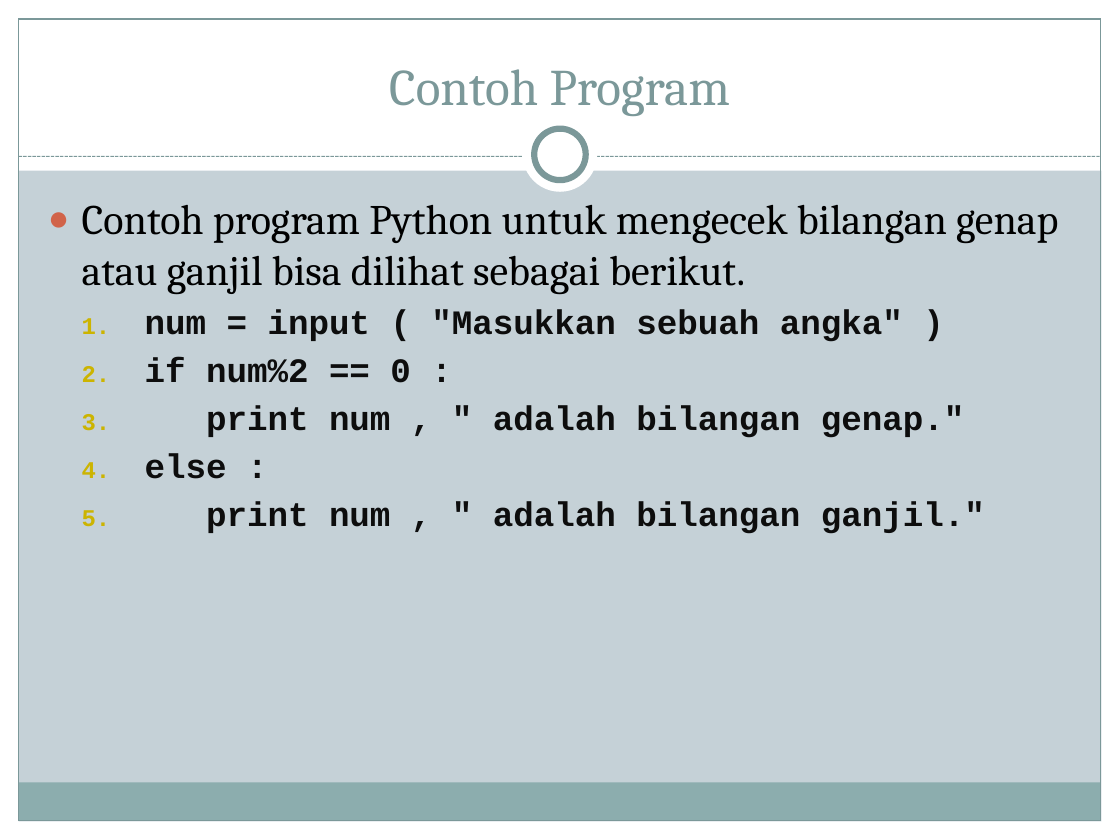
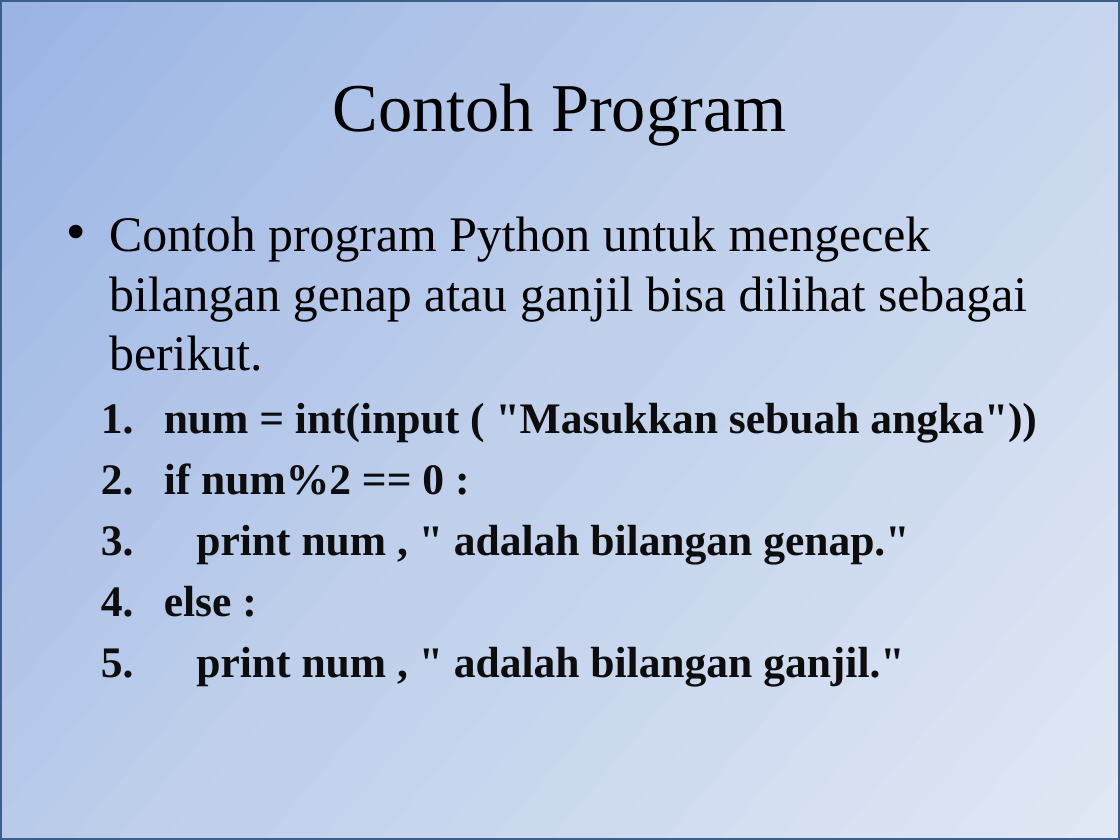
Before and after one commit to blodstone/Pengantar-Algoritma, a slide deck: slide 11 of Presentasi/Pertemuan 3 Percabangan.pptx (slide 9 before the commit). Drawn at 1120x840 pixels with LibreOffice and Linux fonts; fonts in the diff are those of the drawing. Boxes give left, top, right and bottom in pixels: in the first picture for what was removed or moved away, otherwise in the second. Text is boxed around its words. In the diff, an @@ line names an element or a change of style, - is before the commit and + after.

```diff
--- a/Presentasi/Pertemuan 3 Percabangan.pptx
+++ b/Presentasi/Pertemuan 3 Percabangan.pptx
@@ background #C5D1D7 to #FFFFFF @@
@@ rectangle: place and size @@
-rectangle at (19,19,1101,821)
+rectangle at (0,0,1120,840)
@@ rectangle at (0,0,1120,840): fill none to gradient #9AB5E4 to #C2D1ED to #E1E8F5; outline #7C999A 0.75 pt to #3A5F8C 2 pt @@
@@ rectangle removed at (0,0,1120,170) @@
@@ rectangle removed at (0,0,19,840) @@
@@ rectangle removed at (1101,0,1120,840) @@
@@ title "Contoh Program": place and size @@
-title "Contoh Program" at (389,69,730,116)
+title "Contoh Program" at (333,83,787,144)
@@ title "Contoh Program" at (333,83,787,144): size 33 to 44 pt, font Cambria to Times New Roman, text colour #7C999A to #000000; vertical alignment bottom to middle @@
@@ ellipse removed at (523,118,598,193) @@
@@ ellipse removed at (534,129,586,180) @@
@@ line removed from (19, 157) to (1101, 157) @@
@@ text "Contoh program Python untuk mengecek ...": place and size @@
-text "Contoh program Python untuk mengecek ..." at (82,205,1058,534)
+text "Contoh program Python untuk mengecek ..." at (109,216,1037,685)
@@ text at (109,216,1027,685): size 27 to 32 pt, font Cambria to Times New Roman in "Contoh program Python untuk mengecek bilangan genap ..."; size 22 to 28 pt, font Courier New to Times New Roman in "if num%2 == 0 :", "print num , " adalah bilangan genap."", "else :", "print num , " adalah bilangan ganjil.""; bullet ● to •; more space between paragraphs @@
@@ text at (164,402,1037,441): text changed; size 22 to 28 pt; font Courier New to Times New Roman @@
-  1. num = input ( "Masukkan sebuah angka" )
+  1. num = int(input ( "Masukkan sebuah angka"))
@@ rectangle removed at (18,783,1100,821) @@
@@ rectangle removed at (0,821,1120,840) @@
```
Also in this commit, not shown: 7 other slides changed, 6 slides added, 2 slides removed, 9 other files.
